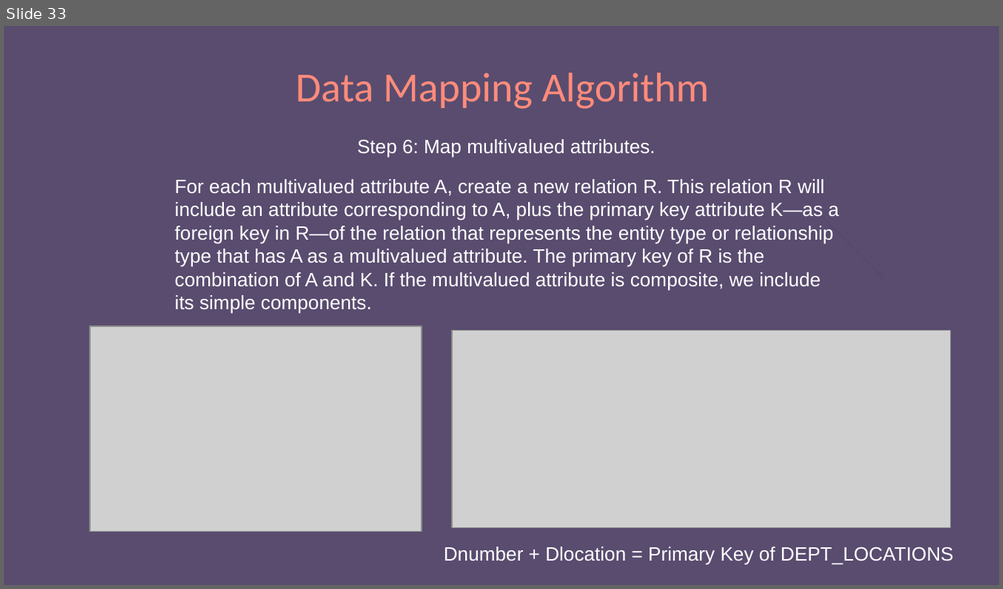
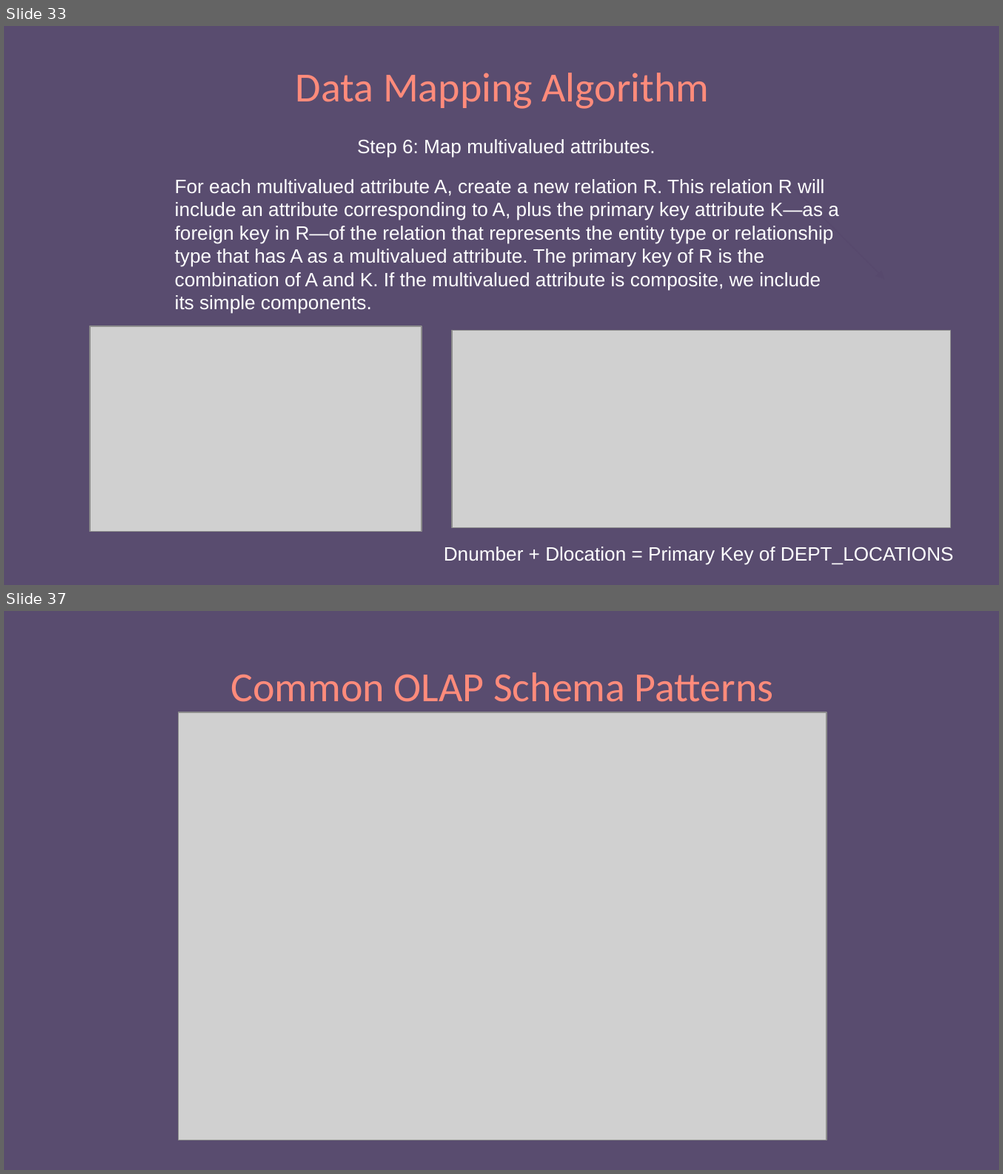
Before and after one commit to e-m-wilson/python_sql, a slide deck: Week_3/SQL.pptx. Shown one above the other, each under a label of ours: slide 33 before the commit, slides 33 and 37 after it; the slides between them are not shown. The pictures are 1003x589 and 1003x1174 pixels, drawn with LibreOffice and Linux fonts; fonts in the diff are those of the drawing; grey boxes stand for pictures. Boxes give left, top, right and bottom in pixels: in the first picture for what was removed or moved away, otherwise in the second. Text is boxed around its words. In the diff, an @@ line names an element or a change of style, - is before the commit and + after.

```diff
--- a/Week_3/SQL.pptx
+++ b/Week_3/SQL.pptx
@@ slide 37 added at [4,611,999,1170], background #594C6F @@
@@ title added at [231,672,774,702], 30 pt, text #FF8B7B @@
+Common OLAP Schema Patterns
@@ picture added at [178,712,825,1140] @@
```
Also in this commit, not shown: 16 slides changed, 3 other slides added.
